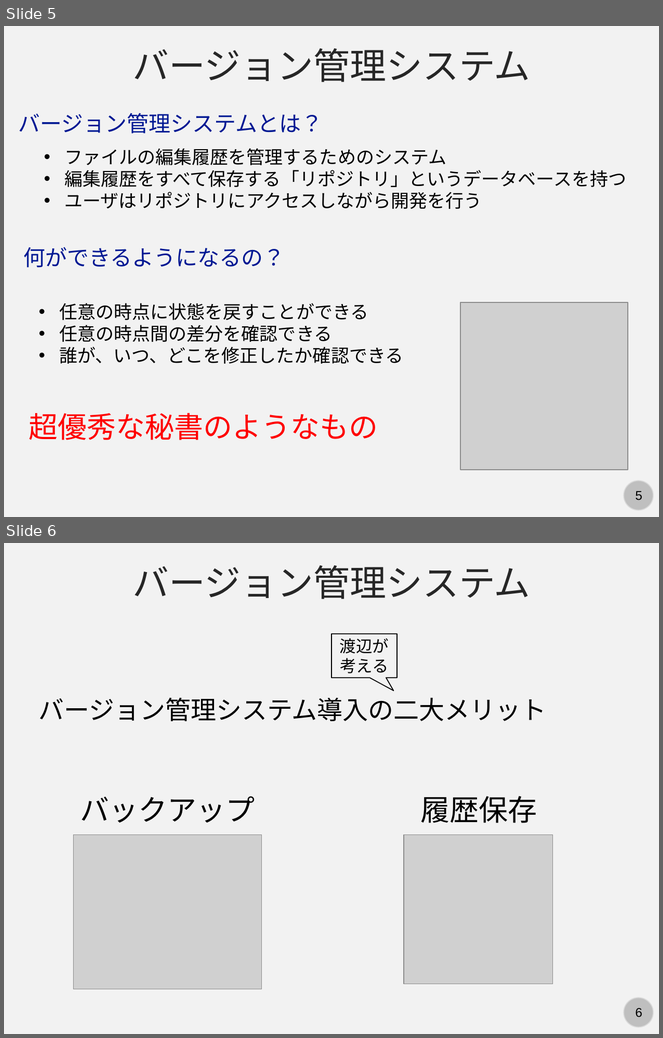
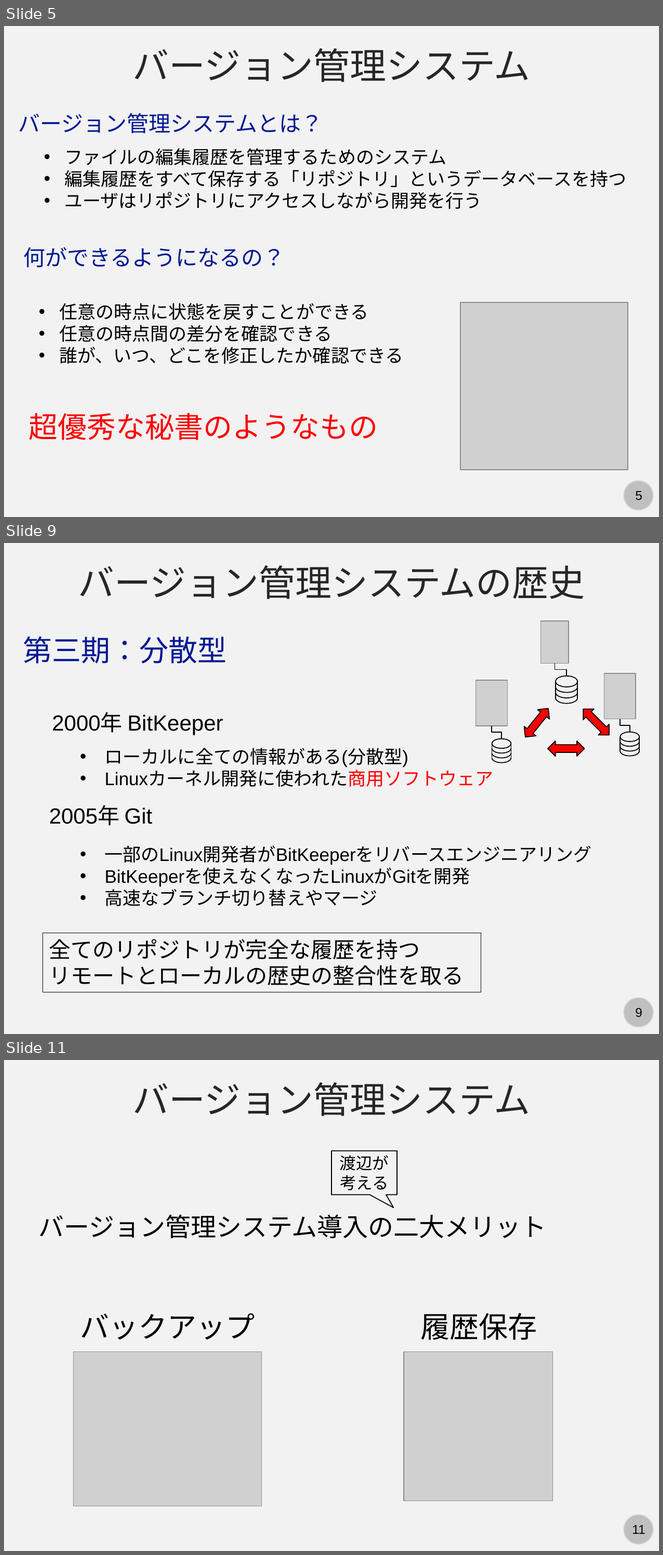
Before and after one commit to kaityo256/github, a slide deck: vcs/fig/slide.pptx. Shown one above the other, each under a label of ours: slides 5 and 6 before the commit, slides 5, 9 and 11 after it; the slides between them are not shown. The pictures are 663x1038 and 663x1555 pixels, drawn with LibreOffice and Linux fonts; fonts in the diff are those of the drawing; grey boxes stand for pictures. Boxes give left, top, right and bottom in pixels: in the first picture for what was removed or moved away, otherwise in the second. Text is boxed around its words. In the diff, an @@ line names an element or a change of style, - is before the commit and + after.

```diff
--- a/vcs/fig/slide.pptx
+++ b/vcs/fig/slide.pptx
@@ slide 9 added at (x1=4, y1=543, x2=659, y2=1034), background #F2F2F2; not listed: 2 template elements that a slide beside it also shows @@
@@ text added at (x1=78, y1=565, x2=585, y2=599), 40 pt, text #262626 @@
+バージョン管理システムの歴史
@@ text added at (x1=23, y1=636, x2=227, y2=664), 32 pt, text #011893 @@
+第三期：分散型
@@ group added at (x1=541, y1=621, x2=578, y2=704): 3 arc (boxed as its full ellipse)s, 2 lines, 1 picture, 1 ellipse, 1 elbow line @@
@@ text added at (x1=52, y1=714, x2=223, y2=735), 24 pt, text #000000 @@
+2000年 BitKeeper
@@ left right arrow added at (x1=519, y1=704, x2=554, y2=742), fill #FF0000, outline #000000 1 pt @@
@@ left right arrow added at (x1=578, y1=704, x2=614, y2=741), fill #FF0000, outline #000000 1 pt @@
@@ group added at (x1=476, y1=681, x2=511, y2=763): 3 arc (boxed as its full ellipse)s, 2 lines, 1 picture, 1 ellipse, 1 elbow line @@
@@ group added at (x1=604, y1=674, x2=639, y2=756): 3 arc (boxed as its full ellipse)s, 2 lines, 1 picture, 1 ellipse, 1 elbow line @@
@@ left right arrow added at (x1=548, y1=741, x2=584, y2=756), fill #FF0000, outline #000000 1 pt @@
@@ text added at (x1=105, y1=748, x2=494, y2=787), 20 pt, text #000000 @@
+• ローカルに全ての情報がある(分散型)
+• Linuxカーネル開発に使われた商用ソフトウェア
@@ text added at (x1=49, y1=806, x2=153, y2=826), 24 pt, text #000000 @@
+2005年 Git
@@ text added at (x1=105, y1=846, x2=592, y2=906), 20 pt, text #000000 @@
+• 一部のLinux開発者がBitKeeperをリバースエンジニアリング
+• BitKeeperを使えなくなったLinuxがGitを開発
+• 高速なブランチ切り替えやマージ
@@ rectangle added at (x1=42, y1=933, x2=481, y2=992), outline #000000 0.75 pt, 24 pt, text #000000 @@
+全てのリポジトリが完全な履歴を持つ
+リモートとローカルの歴史の整合性を取る
@@ what was slide 6 is now slide 11 @@
@@ page number at (x1=632, y1=1525, x2=645, y2=1534): text changed @@
-6
+11
```
Also in this commit, not shown: 4 slides changed, 7 other slides added.
